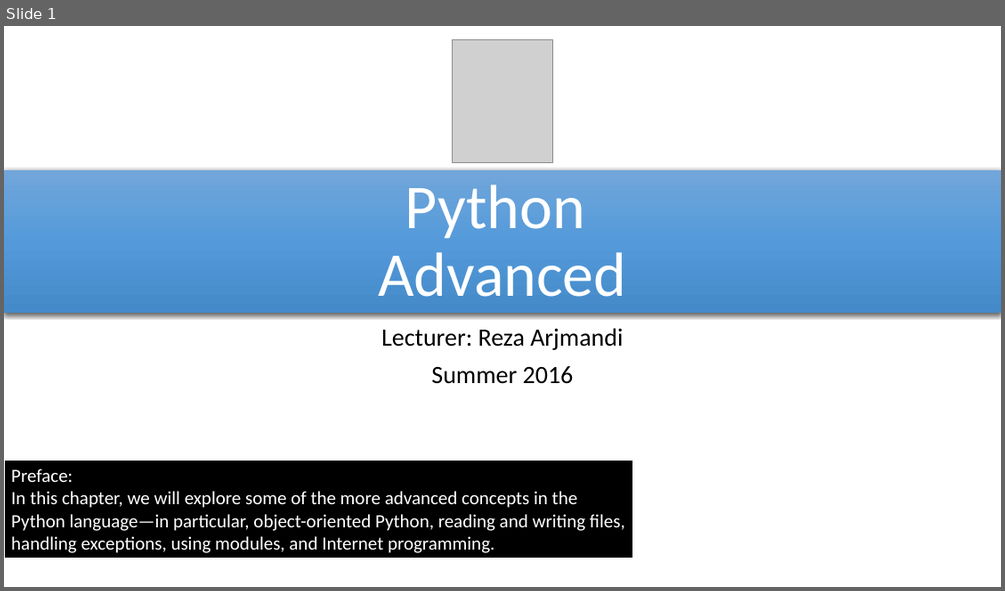
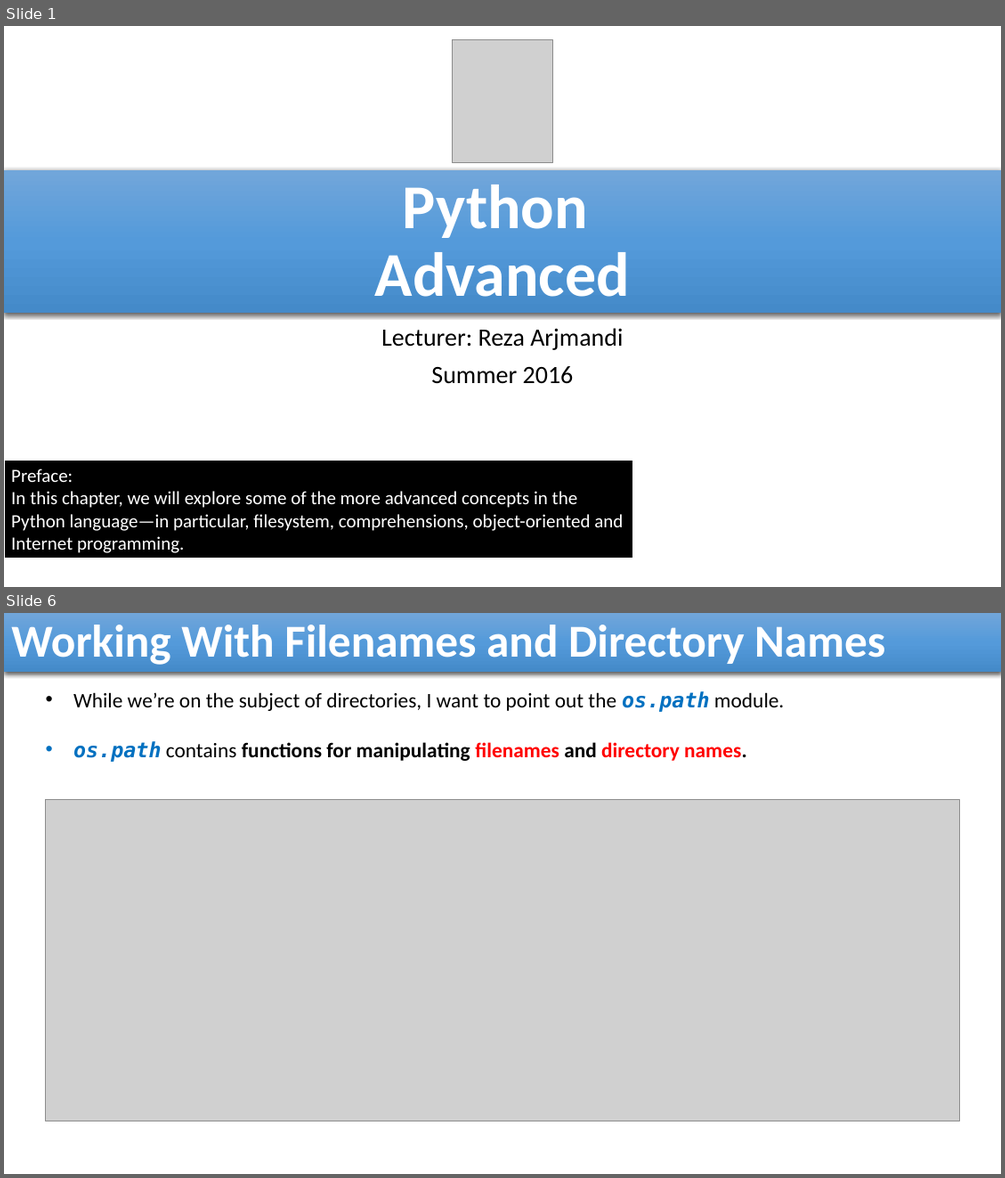
Before and after one commit to reza-arjmandi/rpi-course, a slide deck: session4/presentaion/Python_Advanced.pptx. Shown one above the other, each under a label of ours: slide 1 before the commit, slides 1 and 6 after it; the slides between them are not shown. The pictures are 1005x591 and 1005x1178 pixels, drawn with LibreOffice and Linux fonts; fonts in the diff are those of the drawing; grey boxes stand for pictures. Boxes give left, top, right and bottom in pixels: in the first picture for what was removed or moved away, otherwise in the second. Text is boxed around its words. In the diff, an @@ line names an element or a change of style, - is before the commit and + after.

Commit message:
Python_Advanced presentation file updated

```diff
--- a/session4/presentaion/Python_Advanced.pptx
+++ b/session4/presentaion/Python_Advanced.pptx
@@ slide 6 added at [4, 613, 1001, 1174], background #FFFFFF @@
@@ rectangle added at [4, 613, 1001, 672], fill gradient #71A6DB to #559BDB to #448ACA, 44 pt, text #FFFFFF, bold @@
+Working With Filenames and Directory Names
@@ text added at [73, 691, 784, 762], 20 pt, text #000000 @@
+• While we’re on the subject of directories, I want to point out the os.path module.
+• os.path contains functions for manipulating filenames and directory names.
@@ picture added at [45, 799, 959, 1120] @@
@@ slide 1 changed as well @@
@@ title "Python Advanced" at [4, 170, 1001, 313]: bold on @@
@@ text in rectangle at [11, 491, 623, 553]: text changed @@
-In this chapter, we will explore some of the more advanced concepts in the Python language—in particular, object-oriented Python, reading and writing files, handling exceptions, using modules, and Internet programming.
+In this chapter, we will explore some of the more advanced concepts in the Python language—in particular, filesystem, comprehensions, object-oriented and Internet programming.
```
Also in this commit, not shown: 22 other slides changed, 27 other slides added.
